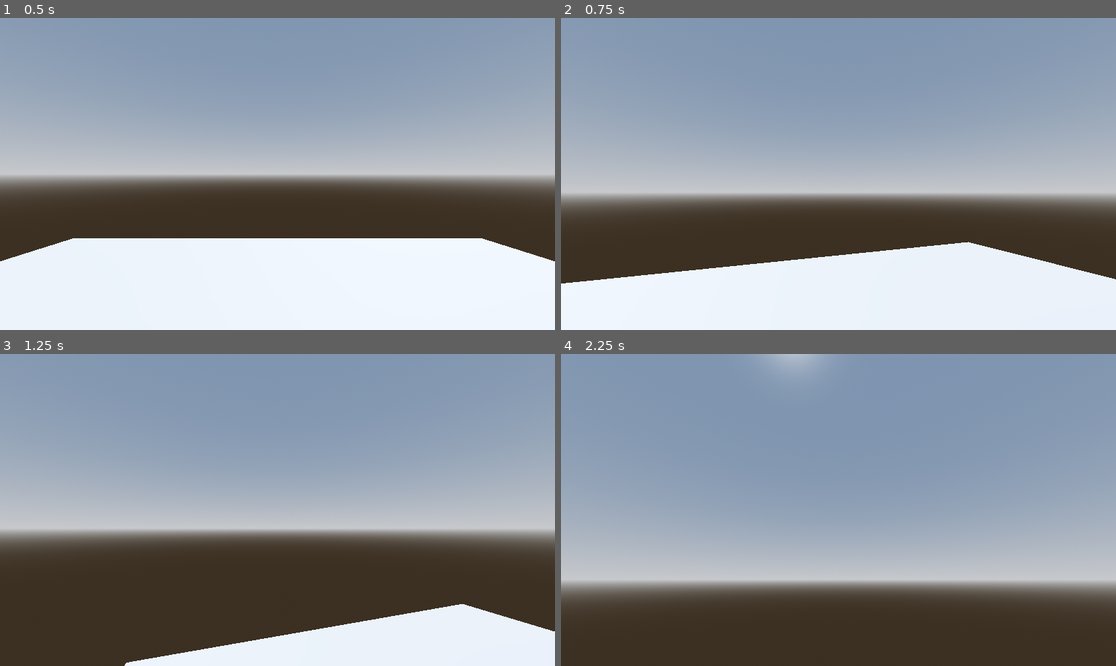
Above: before the commit, frames 1-4 (two rows, left to right).
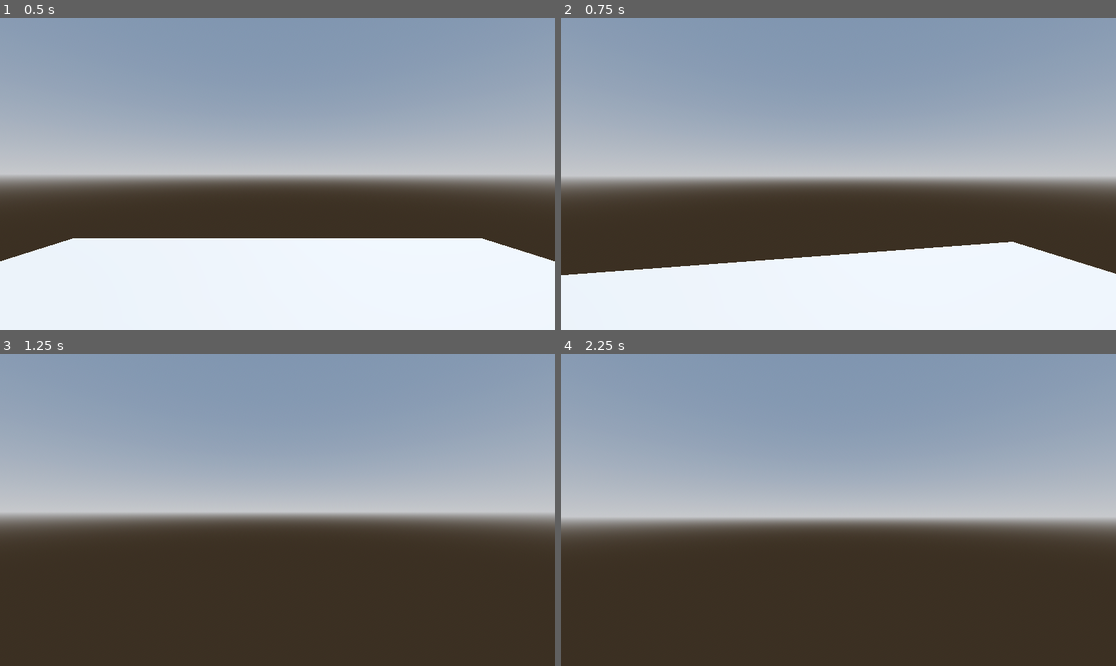
Above: after the commit, the same moments.

Repository: DominicDern/shooter-game
Game: Godot game, scene res://debugworld.tscn
Two runs of this game, one before a commit and one after it. Both use one fixed random seed, a clock stepped at 60 frames per second and the inputs below.
Inputs (mouse positions are in pixels of both pictures, inside the frame that each line leads up to):
- Up to frame 1 (0.5 s): no input
- Up to frame 2 (0.75 s): move the mouse to (866, 174) at 0.52 s; hold F (forward) from 0.53 s (still down)
- Up to frame 3 (1.25 s): keep holding F (forward); tap Space (jump) at 0.77 s
- Up to frame 4 (2.25 s): keep holding F (forward); move the mouse to (810, 510) at 1.27 s; tap Space (jump) at 1.52 s; move the mouse to (849, 503) at 2.02 s

Frame 1 is identical in both runs. In frame 2, 11% of the frame differs, in the area x 0-100%, y 51-86%; in frame 3, 19%; in frame 4, 41%, in the area x 0-100%, y 0-81%.

Commit message:
fixed mouse motion

Diff:
--- a/scenes/CharacterBody3D.gd
+++ b/scenes/CharacterBody3D.gd
@@ -2,7 +2,7 @@
 
 const SPEED = 5.0
 const JUMP_VELOCITY = 4.5
-const SENSITIVITY = 0.03 # mouse sensitivity
+const SENSITIVITY = 0.003 # mouse sensitivity
 
 var gravity = 9.8 # player gravity
 
@@ -11,6 +11,17 @@
 
 func _ready():
 	Input.set_mouse_mode(Input.MOUSE_MODE_CAPTURED)
+
+func _input(event):
+	# mouse escape for dev. TODO replace later with an escape menu
+	if event.is_action_pressed("ui_cancel"):
+		if Input.get_mouse_mode() == Input.MOUSE_MODE_CAPTURED:
+			Input.set_mouse_mode(Input.MOUSE_MODE_VISIBLE)
+
+	if event.is_action_pressed("click"):
+		if Input.get_mouse_mode() == Input.MOUSE_MODE_VISIBLE:
+			Input.set_mouse_mode(Input.MOUSE_MODE_CAPTURED)
+			get_tree().set_input_as_handled()
 
 func _unhandled_input(event):
 	# base mouse controls
